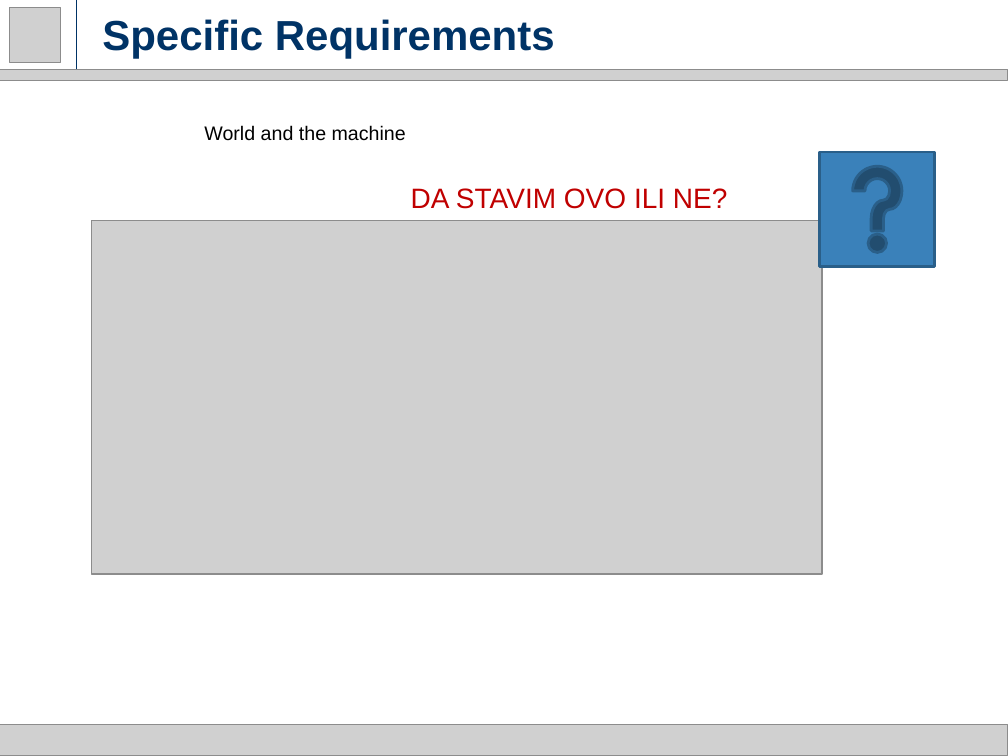
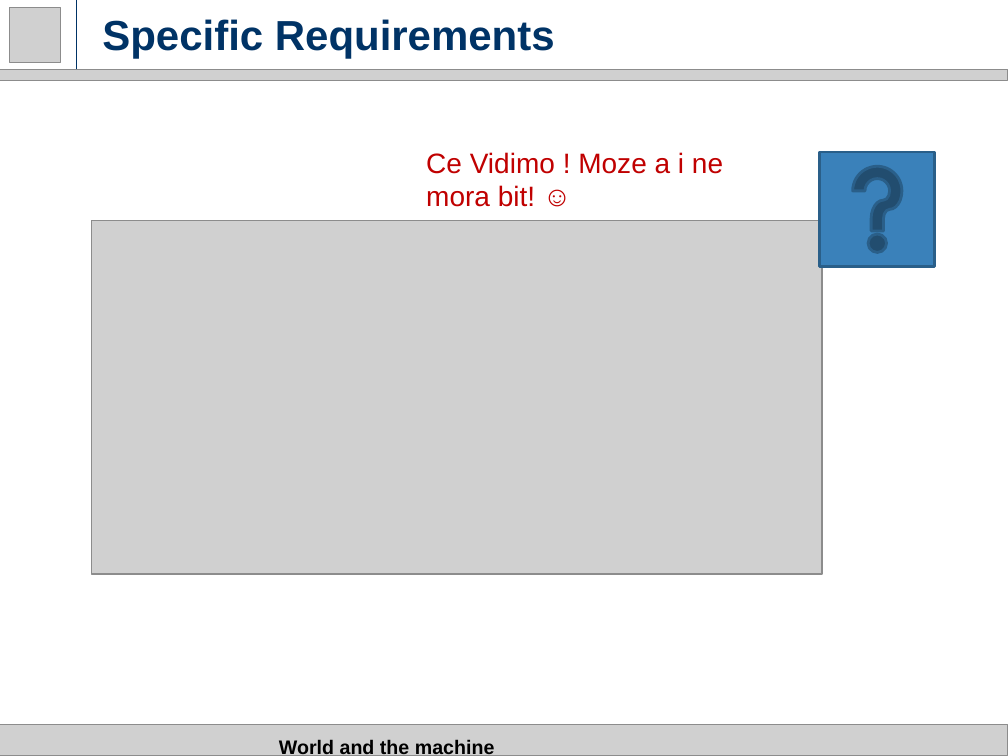
Before and after one commit to milica13629/SW2015, a slide deck: slide 8 of RASD.pptx. Drawn at 1008x756 pixels with LibreOffice and Linux fonts; fonts in the diff are those of the drawing; grey boxes stand for pictures. Boxes give left, top, right and bottom in pixels: in the first picture for what was removed or moved away, otherwise in the second. Text is boxed around its words. In the diff, an @@ line names an element or a change of style, - is before the commit and + after.

```diff
--- a/RASD.pptx
+++ b/RASD.pptx
@@ text at bbox=[426, 152, 723, 207]: text changed @@
-DA STAVIM OVO ILI NE?
+Ce Vidimo ! Moze a i ne mora bit! ☺
@@ title "World and the machine": place and size @@
-title "World and the machine" at bbox=[204, 125, 406, 141]
+title "World and the machine" at bbox=[279, 739, 495, 756]
@@ title "World and the machine" at bbox=[279, 739, 495, 756]: bold on; indent changed; line spacing 1 to 1.15; vertical alignment top to middle @@
```
Also in this commit, not shown: 19 other slides changed, 2 slides added.
